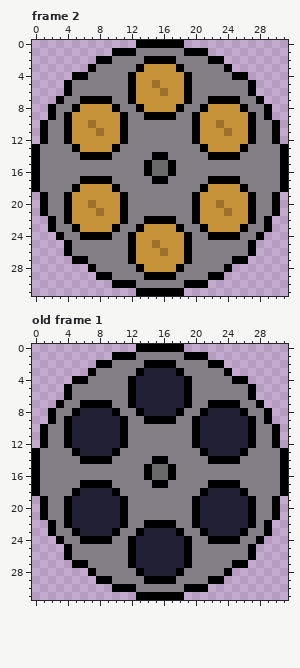
Two versions of one pixel-art file, dinosaur_jump/images/revolver_chamber.aseprite. The picture above is the old version.
32x32 pixels, 2 frames. Shown: frame 2, old frame 1. The commit also changed other frames, which this record leaves out.
New version:
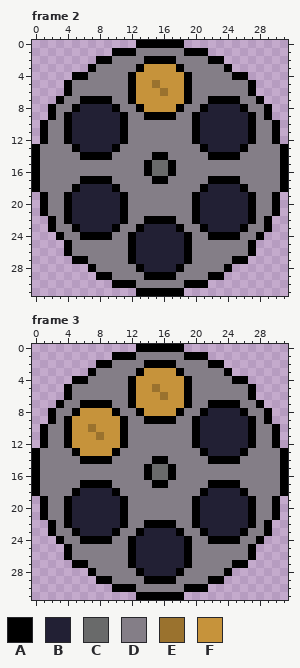
Palette (. is transparent): A #000000  B #222034  C #696a6a  D #847e87  E #9a722e  F #c6933b
A new or re-ordered frame is compared with the old frame closest to it.
The exact change:
frames 2 -> 7
--- frame 2
@@ x 0..31 @@
  7 ...ADDAAAADDAFFFFFFADDAAAADDA...
- 8 ..ADDAFFFFADDAFFFFADDAFFFFADDA..
- 9 ..ADAFFFFFFADDAAAADDAFFFFFFADA..
-10 .ADDAFFEFFFADDDDDDDDAFFEFFFADDA.
-11 .ADDAFFFEFFADDDDDDDDAFFFEFFADDA.
-12 .ADDAFFFFFFADDDDDDDDAFFFFFFADDA.
-13 ADDDDAFFFFADDDDDDDDDDAFFFFADDDDA
+ 8 ..ADDABBBBADDAFFFFADDABBBBADDA..
+ 9 ..ADABBBBBBADDAAAADDABBBBBBADA..
+10 .ADDABBBBBBADDDDDDDDABBBBBBADDA.
+11 .ADDABBBBBBADDDDDDDDABBBBBBADDA.
+12 .ADDABBBBBBADDDDDDDDABBBBBBADDA.
+13 ADDDDABBBBADDDDDDDDDDABBBBADDDDA
 14 ADDDDDAAAADDDDDAADDDDDAAAADDDDDA
@@ x 0..31 @@
 17 ADDDDDAAAADDDDDAADDDDDAAAADDDDDA
-18 ADDDDAFFFFADDDDDDDDDDAFFFFADDDDA
-19 .ADDAFFFFFFADDDDDDDDAFFFFFFADDA.
-20 .ADDAFFEFFFADDDDDDDDAFFEFFFADDA.
-21 .ADDAFFFEFFADDDDDDDDAFFFEFFADDA.
-22 ..ADAFFFFFFADDAAAADDAFFFFFFADA..
-23 ..ADDAFFFFADDAFFFFADDAFFFFADDA..
-24 ...ADDAAAADDAFFFFFFADDAAAADDA...
-25 ....ADDDDDDDAFFEFFFADDDDDDDA....
-26 ....ADDDDDDDAFFFEFFADDDDDDDA....
-27 .....AADDDDDAFFFFFFADDDDDAA.....
-28 .......ADDDDDAFFFFADDDDDA.......
+18 ADDDDABBBBADDDDDDDDDDABBBBADDDDA
+19 .ADDABBBBBBADDDDDDDDABBBBBBADDA.
+20 .ADDABBBBBBADDDDDDDDABBBBBBADDA.
+21 .ADDABBBBBBADDDDDDDDABBBBBBADDA.
+22 ..ADABBBBBBADDAAAADDABBBBBBADA..
+23 ..ADDABBBBADDABBBBADDABBBBADDA..
+24 ...ADDAAAADDABBBBBBADDAAAADDA...
+25 ....ADDDDDDDABBBBBBADDDDDDDA....
+26 ....ADDDDDDDABBBBBBADDDDDDDA....
+27 .....AADDDDDABBBBBBADDDDDAA.....
+28 .......ADDDDDABBBBADDDDDA.......
 29 ........AADDDDAAAADDDDAA........
--- frame 3 is new; against old frame 1
@@ x 3..20 @@
  2 .....AADDDDAAAADDD
- 3 ....ADDDDDABBBBADD
- 4 ..AADDDDDABBBBBBAD
- 5 .ADDDDDDDABBBBBBAD
- 6 .ADDDDDDDABBBBBBAD
- 7 ADDAAAADDABBBBBBAD
- 8 DDABBBBADDABBBBADD
- 9 DABBBBBBADDAAAADDA
-10 DABBBBBBADDDDDDDDA
-11 DABBBBBBADDDDDDDDA
-12 DABBBBBBADDDDDDDDA
-13 DDABBBBADDDDDDDDDD
+ 3 ....ADDDDDAFFFFADD
+ 4 ..AADDDDDAFFFFFFAD
+ 5 .ADDDDDDDAFFEFFFAD
+ 6 .ADDDDDDDAFFFEFFAD
+ 7 ADDAAAADDAFFFFFFAD
+ 8 DDAFFFFADDAFFFFADD
+ 9 DAFFFFFFADDAAAADDA
+10 DAFFEFFFADDDDDDDDA
+11 DAFFFEFFADDDDDDDDA
+12 DAFFFFFFADDDDDDDDA
+13 DDAFFFFADDDDDDDDDD
 14 DDDAAAADDDDDAADDDD
Pixel boxes of the changes (left, top, right, bottom) in both pictures:
changed: (72, 104, 120, 152)
changed: (200, 104, 248, 152)
changed: (72, 184, 248, 272)
changed: (72, 368, 184, 456)
